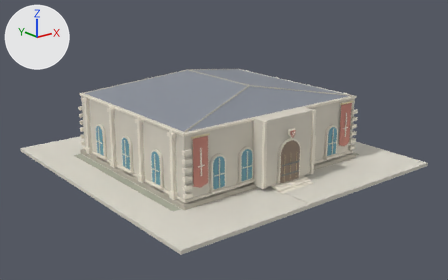
The FBX model Assets/Models/Kingdom/City/Models/WarriorAcademy_Lv1.fbx as it was, and as the next commit left it.
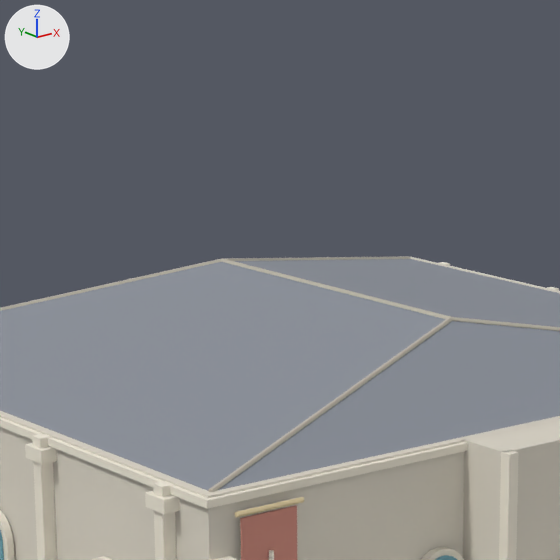
Old and new are each drawn whole from a 50 mm camera at (-32.54, -41.69, 18.26) aimed at (-0.25, -1.33, 2.11) and again close up on the part from 29% to 62% of the width and 0% to 54% of the height. The lights are fixed; the arrows at upper left show +X, +Y and +Z. The older version's two pictures come first. Where no turn or scale is listed for an object, it has been applied to the vertices.

Names of what the first close-up shows: 'Decor pilaster capital.015', 'Decor side pilasters.015', 'Hip roof seam.005', 'Main school walls.015', 'Portal stone piers.015', 'Projecting entrance bay.015', 'Red school standards.005', 'Slate hip roof.005', 'Stone stringcourse.015', 'Window frame.015' and 4 more.
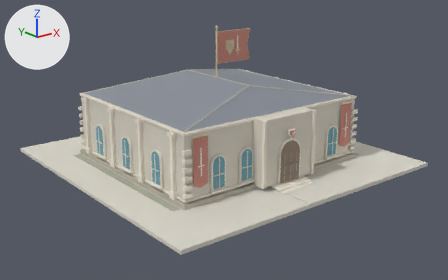
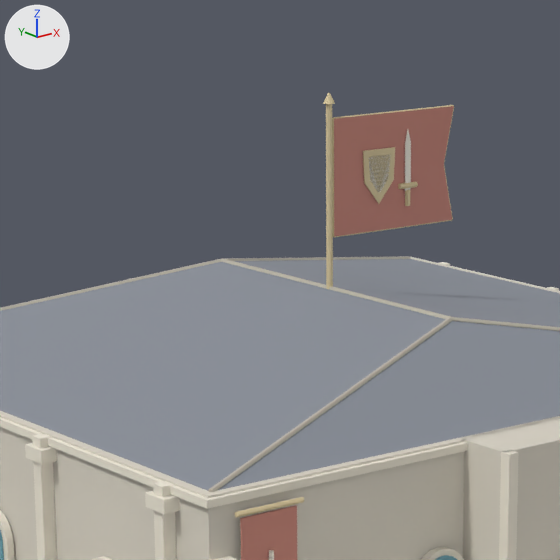
Edits to the bpy script that builds the scene:
```text
Add me_school_icon_flag_hem_001:
    me_school_icon_flag_hem_001.from_pydata(...)  # 58 vertices, 40 faces; spans x 0.09..3.74, y -0.03..0.03, z 8.58..11.32
    me_school_icon_flag_hem_001.materials.append(mat_gold)  # beige #ddcca1
Add me_school_icon_flag_cloth_001:
    me_school_icon_flag_cloth_001.from_pydata([(0.12, -0.03, 8.6), (3.72, -0.03, 8.6), (3.42, -0.03, 9.95), (3.72, -0.03, 11.3), (0.12, -0.03, 11.3), (0.12, 0.03, 8.6), (3.72, 0.03, 8.6), (3.42, 0.03, 9.95), (3.72, 0.03, 11.3), (0.12, 0.03, 11.3)], [], [(4, 3, 2, 1, 0), (5, 6, 7, 8, 9), (0, 1, 6, 5), (1, 2, 7, 6), (2, 3, 8, 7), (3, 4, 9, 8), (4, 0, 5, 9)])
    me_school_icon_flag_cloth_001.materials.append(mat_red)  # pink #ca887a
Add me_school_icon_flag_mast_001:
    me_school_icon_flag_mast_001.from_pydata(...)  # 20 vertices, 12 faces; spans x -0.08..0.08, y -0.07..0.07, z 7.25..11.65
    me_school_icon_flag_mast_001.materials.append(mat_gold)  # beige #ddcca1
Add me_school_icon_flag_emblem_001:
    me_school_icon_flag_emblem_001.from_pydata(...)  # 68 vertices, 46 faces; spans x 0.94..2.54, y -0.13..0.14, z 9.09..10.5
    me_school_icon_flag_emblem_001.materials.append(mat_gold)  # beige #ddcca1
Add me_school_icon_flag_emblem_002:
    me_school_icon_flag_emblem_002.from_pydata(...)  # 40 vertices, 28 faces; spans x 1.09..2.36, y -0.077..0.078, z 9.45..10.89
    me_school_icon_flag_emblem_002.materials.append(mat_white)  # white #f4eee2
Add me_school_icon_flag_finial_001:
    me_school_icon_flag_finial_001.from_pydata(...)  # a 12-sided cut cone along z (radius 0.14 at the low end, 0.02 at the high end) spanning x -0.14..0.14, y -0.14..0.14, z 11.65..11.89
    me_school_icon_flag_finial_001.materials.append(mat_gold)  # beige #ddcca1
Add ob_school_icon_flag_hem_015:
    ob_school_icon_flag_hem_015 = bpy.data.objects.new('School icon flag hem.015', me_school_icon_flag_hem_001)
    ob_school_icon_flag_hem_015.location = (0.0, 0.0, 0.0)
Add ob_school_icon_flag_cloth_015:
    ob_school_icon_flag_cloth_015 = bpy.data.objects.new('School icon flag cloth.015', me_school_icon_flag_cloth_001)
    ob_school_icon_flag_cloth_015.location = (0.0, 0.0, 0.0)
Add ob_school_icon_flag_mast_015:
    ob_school_icon_flag_mast_015 = bpy.data.objects.new('School icon flag mast.015', me_school_icon_flag_mast_001)
    ob_school_icon_flag_mast_015.location = (0.0, 0.0, 0.0)
Add ob_school_icon_flag_emblem_030:
    ob_school_icon_flag_emblem_030 = bpy.data.objects.new('School icon flag emblem.030', me_school_icon_flag_emblem_001)
    ob_school_icon_flag_emblem_030.location = (0.0, 0.0, 0.0)
Add ob_school_icon_flag_emblem_031:
    ob_school_icon_flag_emblem_031 = bpy.data.objects.new('School icon flag emblem.031', me_school_icon_flag_emblem_002)
    ob_school_icon_flag_emblem_031.location = (0.0, 0.0, 0.0)
Add ob_school_icon_flag_finial_015:
    ob_school_icon_flag_finial_015 = bpy.data.objects.new('School icon flag finial.015', me_school_icon_flag_finial_001)
    ob_school_icon_flag_finial_015.location = (0.0, 0.0, 0.0)
```

Location of each change, (x1, y1, x2, y2) in pixels of the close-ups (560 x 560 px):
'School icon flag cloth.015', added: after (334, 106, 454, 237)
'School icon flag emblem.030', added (beige): after (363, 147, 418, 206)
'School icon flag mast.015', added (beige): after (326, 104, 333, 289)
'School icon flag emblem.031', added: after (369, 130, 411, 193)
'School icon flag hem.015', added: after (332, 105, 454, 237)
'School icon flag finial.015', added: after (323, 93, 335, 104)
